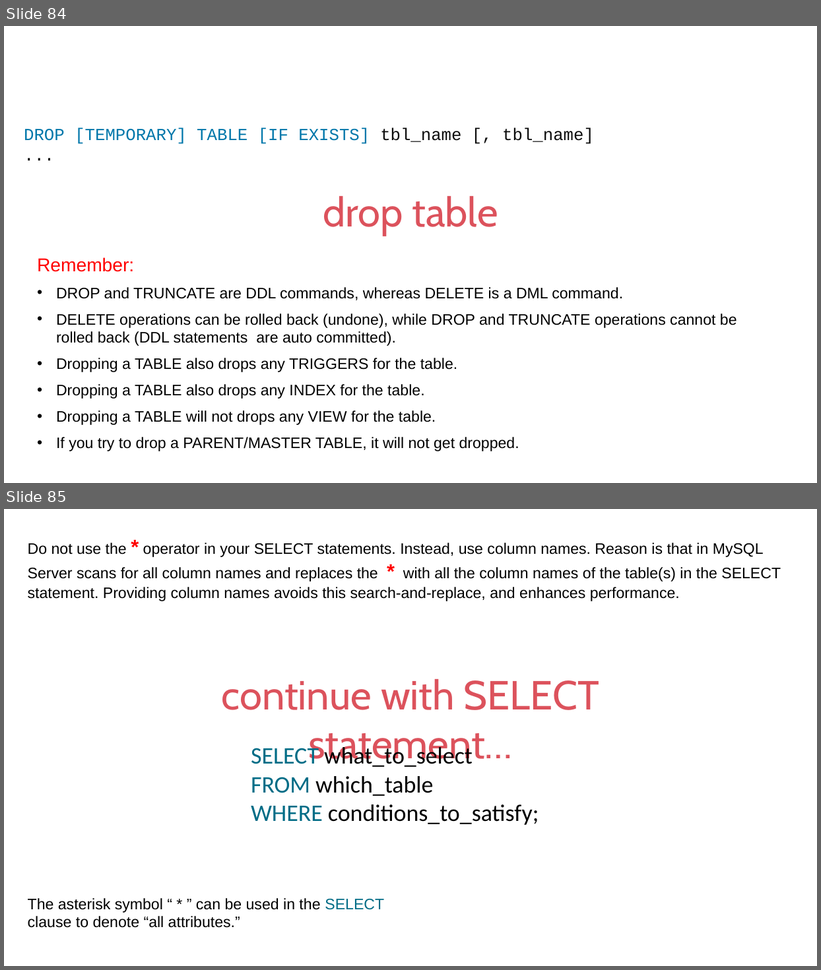
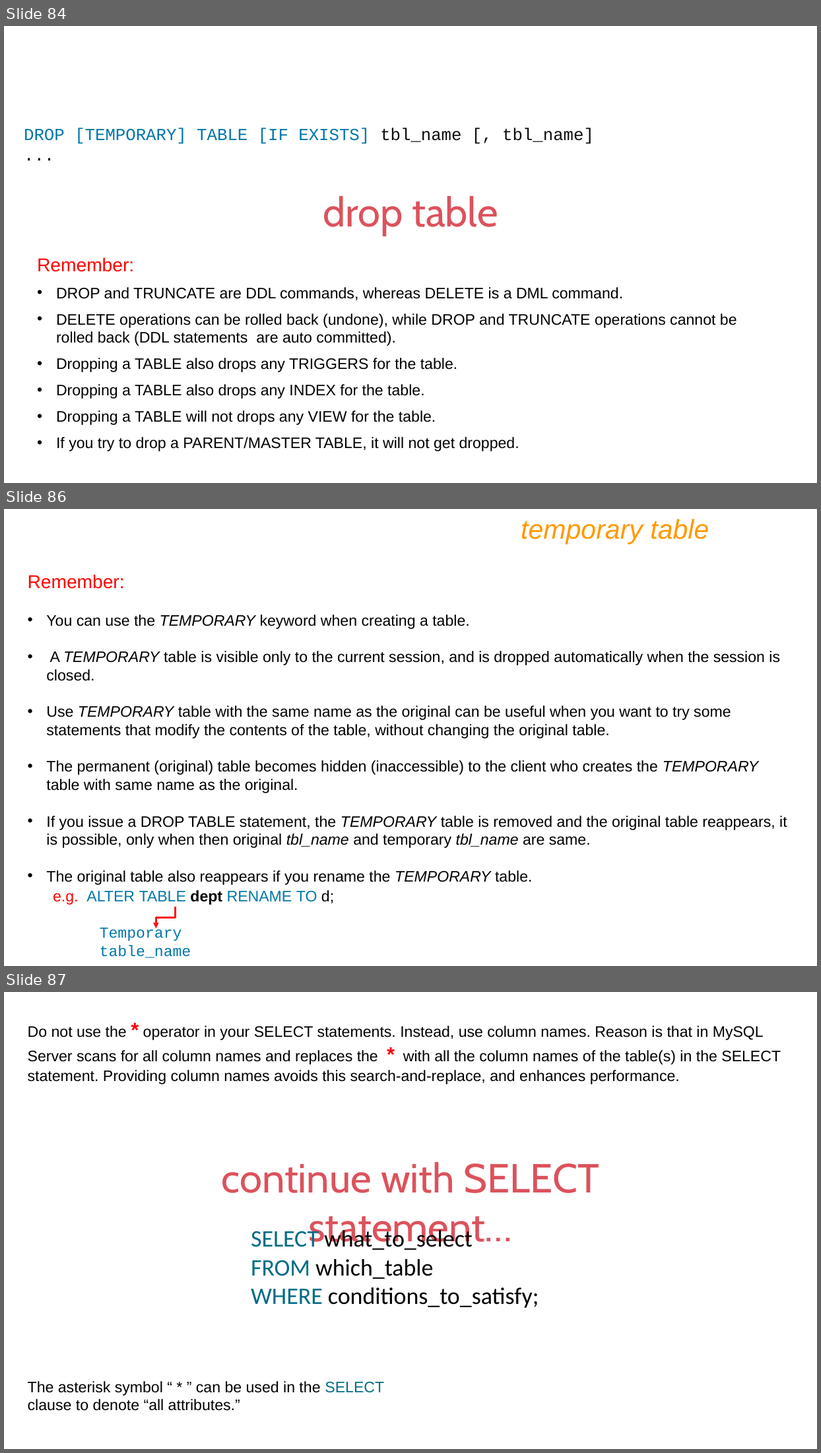
Before and after one commit to prashantbandgar/DBT_notes, a slide deck: IET MySQL PPT Ver9.pptx. Shown one above the other, each under a label of ours: slides 84 and 85 before the commit, slides 84, 86 and 87 after it; the slides between them are not shown. The pictures are 821x970 and 821x1453 pixels, drawn with LibreOffice and Linux fonts; fonts in the diff are those of the drawing. Boxes give left, top, right and bottom in pixels: in the first picture for what was removed or moved away, otherwise in the second. Text is boxed around its words. In the diff, an @@ line names an element or a change of style, - is before the commit and + after.

```diff
--- a/IET MySQL PPT Ver9.pptx
+++ b/IET MySQL PPT Ver9.pptx
@@ slide 86 added at [4,509,817,966], background #FFFFFF @@
@@ text added at [521,519,709,544], 32 pt, text #FF9900, italic @@
+temporary table
@@ text added at [28,574,787,905], 18 pt, text #000000 @@
+Remember:
+• You can use the TEMPORARY keyword when creating a table.
+• A TEMPORARY table is visible only to the current session, and is dropped automatically when the session is closed.
+• Use TEMPORARY table with the same name as the original can be useful when you want to try some statements that modify the contents of the table, without changing the original table.
+• The permanent (original) table becomes hidden (inaccessible) to the client who creates the TEMPORARY table with same name as the original.
+• If you issue a DROP TABLE statement, the TEMPORARY table is removed and the original table reappears, it is possible, only when then original tbl_name and temporary tbl_name are same.
+• The original table also reappears if you rename the TEMPORARY table.
+e.g. ALTER TABLE dept RENAME TO d;
@@ elbow arrow added from (176, 908) to (156, 929), #FE1212 2.25 pt @@
@@ text added at [100,927,191,958], 18 pt, text #0077AA @@
+Temporary table_name
@@ what was slide 85 is now slide 87 @@
```
Also in this commit, not shown: 4 slides changed, 83 other slides added.
